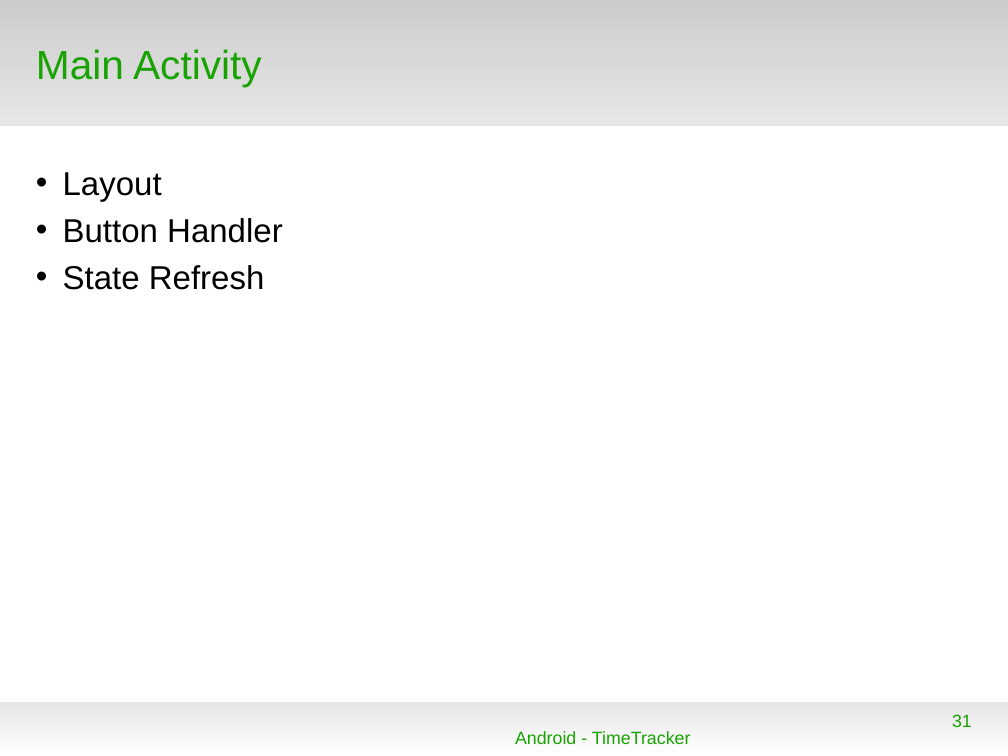
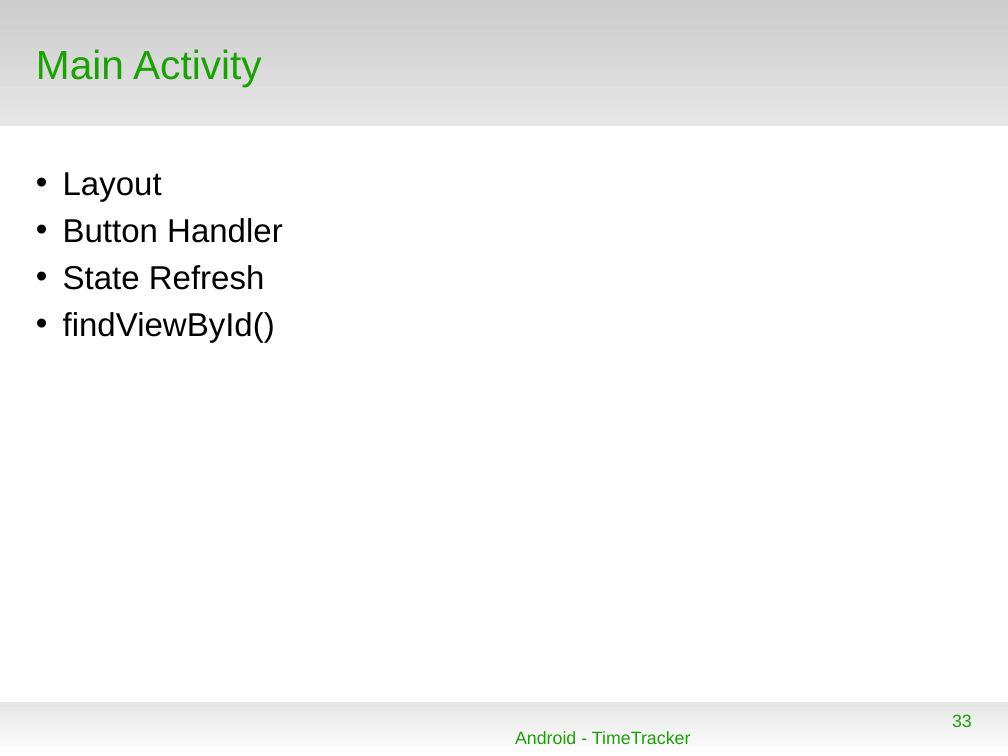
Before and after one commit to floriandrs/presentation, a slide deck: slide 33 of vortrag.odp (slide 31 before the commit). Drawn at 1008x756 pixels with LibreOffice and Linux fonts; fonts in the diff are those of the drawing; background and template pictures are left out. Boxes give left, top, right and bottom in pixels: in the first picture for what was removed or moved away, otherwise in the second. Text is boxed around its words. In the diff, an @@ line names an element or a change of style, - is before the commit and + after.

```diff
--- a/vortrag.odp
+++ b/vortrag.odp
@@ text at [63, 312, 275, 343]: paragraph added @@
+• findViewById()
@@ page number at [952, 714, 972, 727]: text changed @@
-31
+33
```
Also in this commit, not shown: 9 other slides changed, 3 slides added, 1 slide removed, 7 other files.
